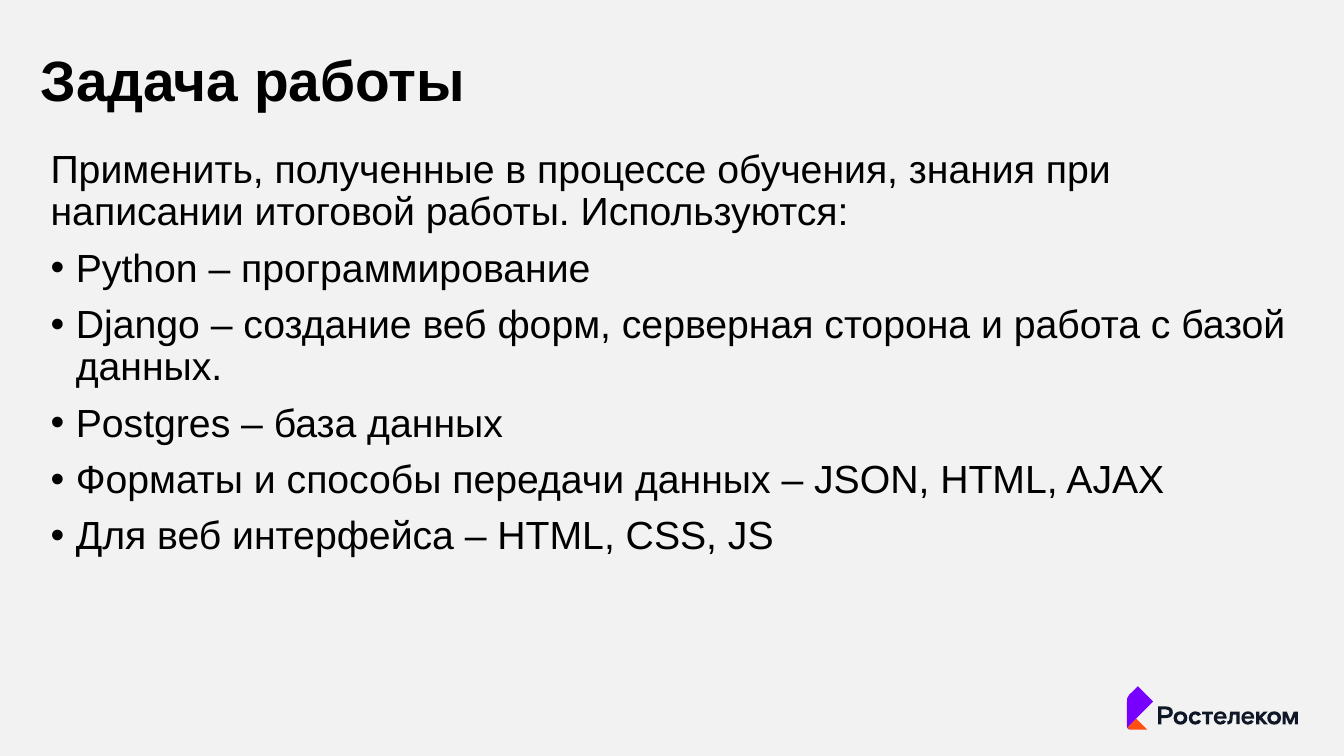
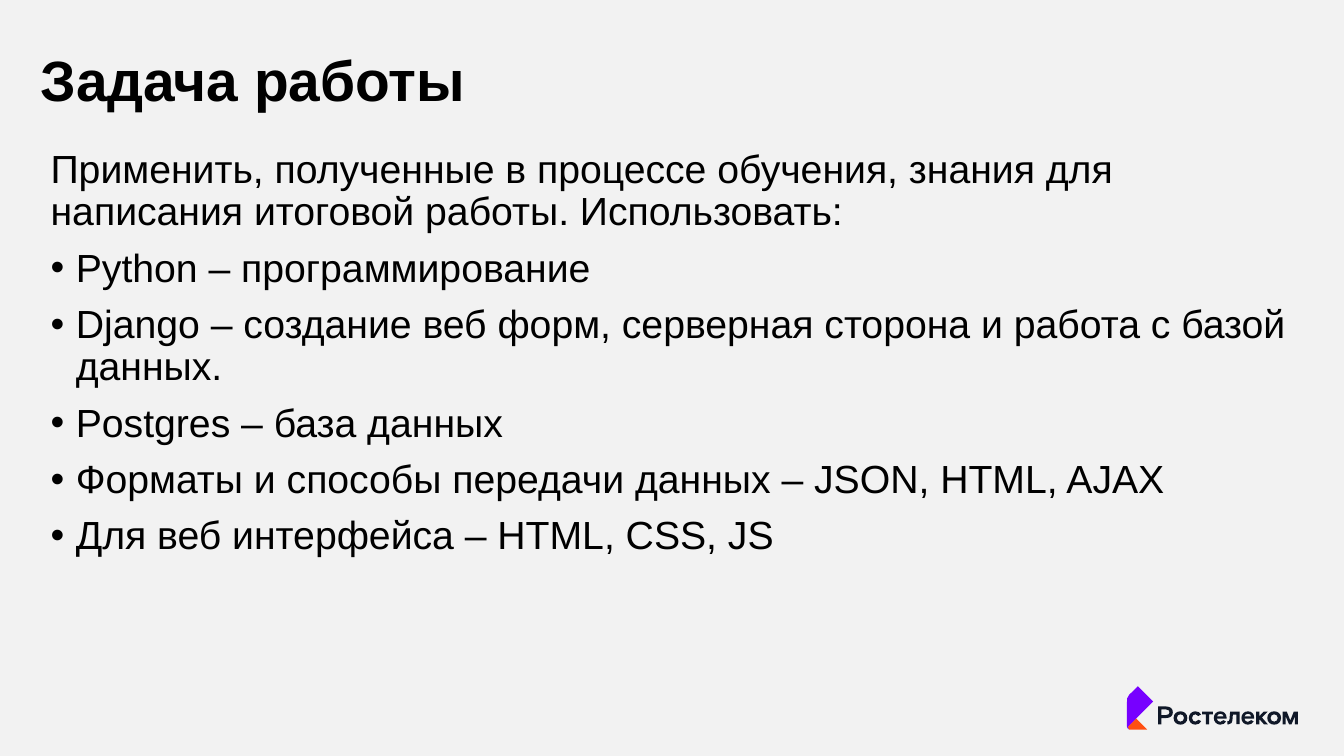
Before and after one commit to edwlad/django_taskmanager, a slide deck: slide 2 of TaskManager.pptx. Drawn at 1344x756 pixels with LibreOffice and Linux fonts; fonts in the diff are those of the drawing. Boxes give left, top, right and bottom in pixels: in the first picture for what was removed or moved away, otherwise in the second. Text is boxed around its words. In the diff, an @@ line names an element or a change of style, - is before the commit and + after.

Commit message:
fix

```diff
--- a/TaskManager.pptx
+++ b/TaskManager.pptx
@@ text at box(51, 154, 1113, 233): text changed @@
-Применить, полученные в процессе обучения, знания при написании итоговой работы. Используются:
+Применить, полученные в процессе обучения, знания для написания итоговой работы. Использовать:
```
